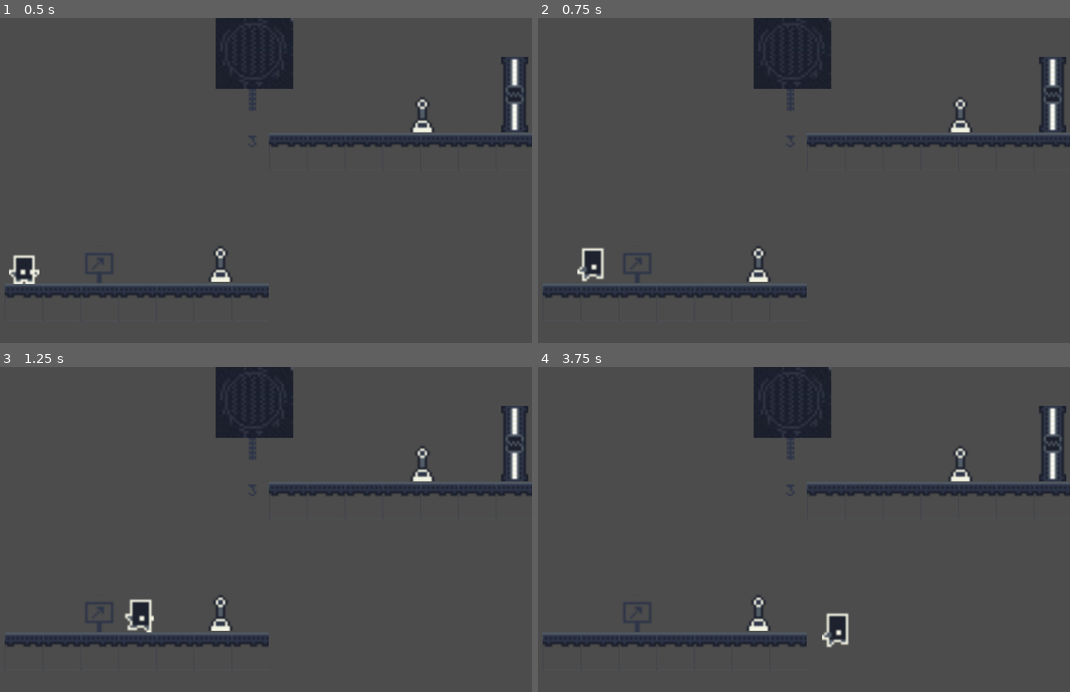
Above: before the commit, frames 1-4 (two rows, left to right).
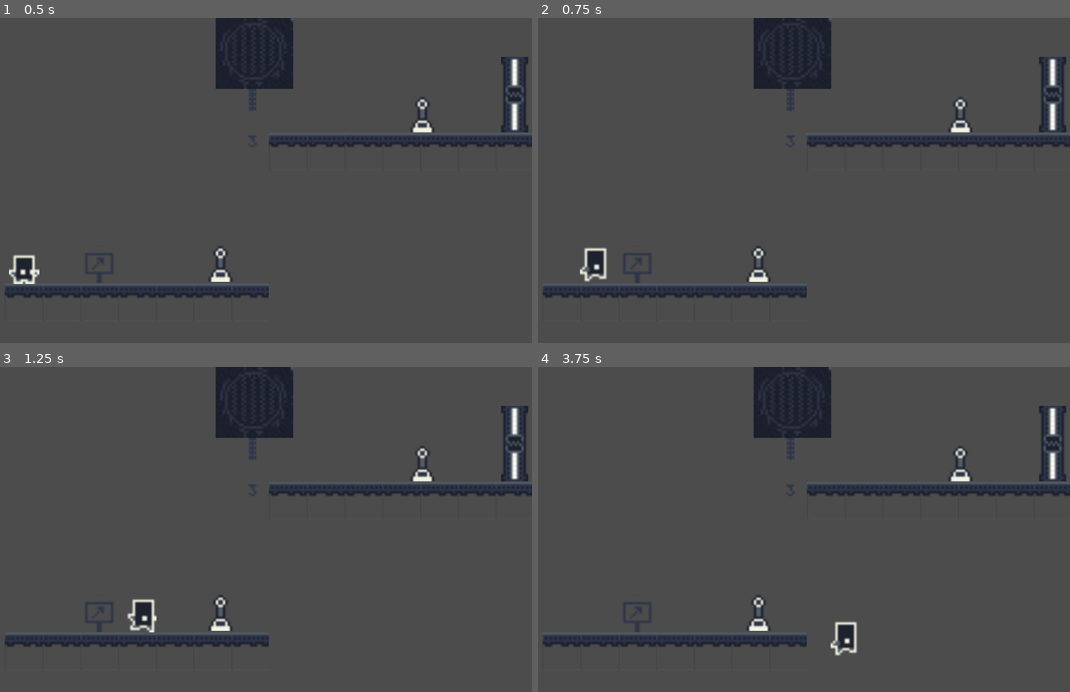
Above: after the commit, the same moments.

Repository: JuanG10/minion3
Game: Godot game, scene res://escenas/niveles/Tutorial_mecanicas_basicas.tscn
Two runs of this game, one before a commit and one after it. Both use one fixed random seed, a clock stepped at 60 frames per second and the inputs below. The project has no main scene, so this scene is started directly.
Inputs:
- Up to frame 1 (0.5 s): no input
- Up to frame 2 (0.75 s): hold Right (ui_right) from 0.53 s (still down); tap Tab (ui_focus_next) at 0.6 s
- Up to frame 3 (1.25 s): keep holding Right (ui_right); tap Up (ui_up) at 0.77 s
- Up to frame 4 (3.75 s): tap V (abrir_puerta) at 1.35 s; tap Up (ui_up) at 1.52, 3.02 s; tap Tab (ui_focus_next) at 1.55, 2.3, 3.05, 3.6 s; release Right (ui_right) at 2.03 s; hold Left (ui_left) 2.03-2.78 s; tap X (bajar_cadena) at 2.1 s; hold Right (ui_right) from 2.78 s (still down); tap Z (subir_cadena) at 2.85 s

Frame 1 is identical in both runs. In frame 2, 0.3% of the frame differs, in the area x 7-13%, y 70-82%; in frame 3, 0.3%; in frame 4, 0.6%, in the area x 53-61%, y 75-89%.

Commit message:
problemaAlCambiarDeJugador

Diff:
--- a/scripts/jugador.gd
+++ b/scripts/jugador.gd
@@ -24,11 +24,11 @@
 func initialize_character(): # Asigna el control inicial de los personajes.
 	if name == "Jugador": # El primero en ser controlado debe ser el jugador.
 		control_switch = true
-	position_in_main = main.append_and_return_position(name, control_switch)
+	position_in_main = main.append_and_return_position(name)
 
 func get_input(): # Obtiene el input para moverse o caer.
+	velocity = Vector2()
 	if control_switch:
-		velocity = Vector2()
 		if !is_on_floor() && !can_climb:
 			velocity.y += 1
 		if Input.is_action_pressed('ui_right'):
@@ -54,11 +54,10 @@
 	player_spr.flip_h = true
 
 func change_control_to_next(): # Cambia de personaje si se pulsa Tab.
-	print(name, " ", control_switch)
+	print(name, " ", Input.is_action_just_pressed("ui_focus_next") && control_switch)
 	if Input.is_action_just_pressed("ui_focus_next") && control_switch:
 		control_switch = false
 		main.change_control(position_in_main)
-		velocity = Vector2() # Detiene al personaje.
 		player_spr.play("idle")
 
 func can_climb_up():
--- a/scripts/main_script.gd
+++ b/scripts/main_script.gd
@@ -7,26 +7,19 @@
 var controllable_characters = []
 var next_in_main
 
-var i = 0
-
-func append_and_return_position(character_name, character_bool):
+func append_and_return_position(character_name):
 	# Agrega el nombre y booleano del personaje que llamó a la función
 	# y devuelve la posición del mismo para que la pueda cambiar después.
-	temp_arr = [character_name, character_bool] # Para hacer una matriz.
-	controllable_characters.append(temp_arr)
+	controllable_characters.append(character_name)
 	return controllable_characters.size() - 1 # Concordando con pos en array.
 
 func change_control(position_in_arr):
-	i += 1
 	# Toma al siguiente en la lista y le cambia su switch de control.
-	controllable_characters[position_in_arr][control_pos] = false
 	_select_next(position_in_arr)
-	next_in_main[control_pos] = true
-	print("Despues del select_next ", i, ": ", controllable_characters[position_in_arr], next_in_main, " posicion: ", position_in_arr, " size: ",controllable_characters.size())
-	get_node(next_in_main[name_pos]).control_switch = true
+	get_node(next_in_main).control_switch = true
 
 func _select_next(position_in_arr):
-	if position_in_arr + 1 == controllable_characters.size():
+	if position_in_arr == controllable_characters.size() - 1:
 		next_in_main = controllable_characters[0]
 	else:
 		next_in_main = controllable_characters[position_in_arr + 1]
